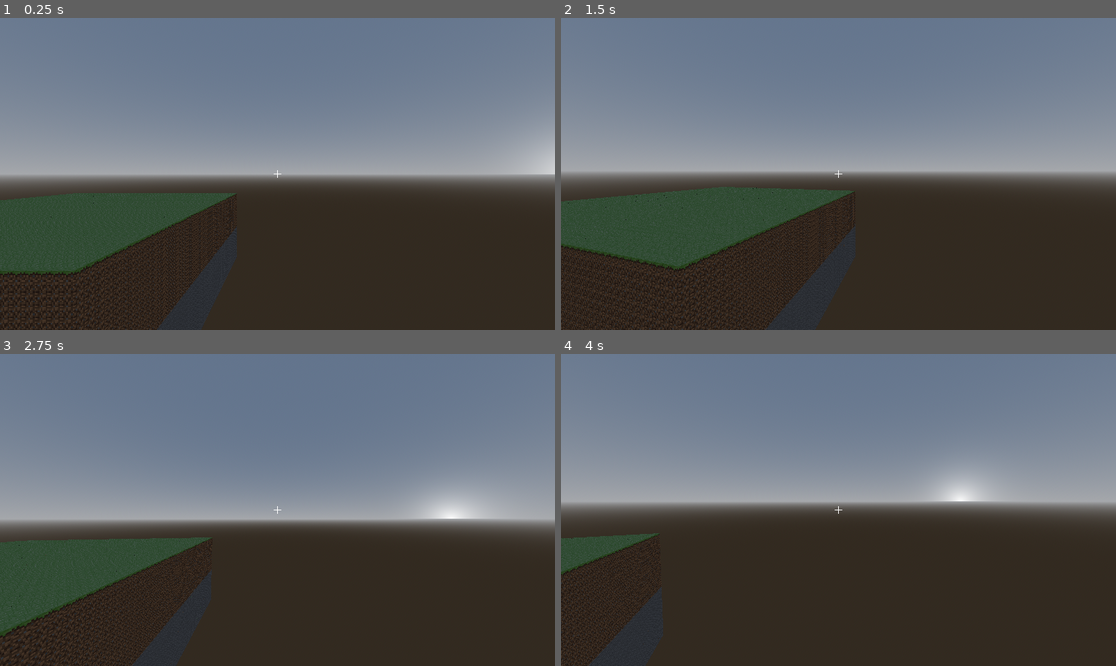
Above: before the commit, frames 1-4 (two rows, left to right).
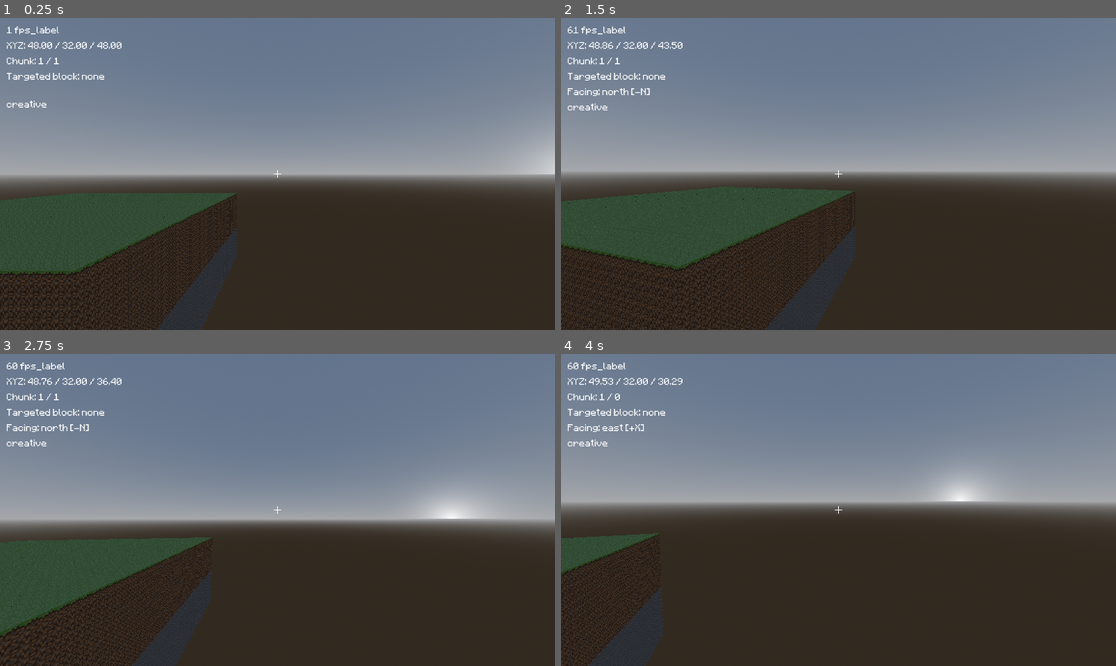
Above: after the commit, the same moments.

Repository: javier-adrian/voxel-gds
Game: Godot game, scene res://level.tscn
Two runs of this game, one before a commit and one after it. Both use one fixed random seed, a clock stepped at 60 frames per second and the inputs below.
Inputs (mouse positions are in pixels of both pictures, inside the frame that each line leads up to):
- Up to frame 1 (0.25 s): no input
- Up to frame 2 (1.5 s): tap Enter at 0.5 s; move the mouse to (866, 174) at 0.52 s; hold W (Forward) from 0.53 s (still down); click (866, 174) at 0.6 s; move the mouse to (810, 174) at 1.27 s; right-click (810, 174) at 1.35 s
- Up to frame 3 (2.75 s): keep holding W (Forward); move the mouse to (288, 503) at 2.02 s; hold Shift (Sprint) from 2.03 s (still down)
- Up to frame 4 (4 s): keep holding W (Forward); move the mouse to (832, 516) at 2.77 s; release Shift (Sprint) at 2.78 s; click (832, 516) at 2.85 s; move the mouse to (877, 513) at 3.52 s; right-click (877, 513) at 3.6 s

The runs differ from the first frame. In frame 1, 0.6% of the frame differs, in the area x 1-22%, y 2-29%; in frame 2, 0.7%; in frame 3, 0.7%; in frame 4, 0.7%, in the area x 1-22%, y 2-30%.
Error before the commit: Invalid assignment of property or key 'text' with value of type 'String' on a base object of type 'Nil'. (res://player.gd:119)

Commit message:
fix: reassign player label exports

Diff:
--- a/level.tscn
+++ b/level.tscn
@@ -68,4 +68,3 @@
 
 [node name="Player" parent="." instance=ExtResource("2_yslca")]
 transform = Transform3D(1, 0, 0, 0, 1, 0, 0, 0, 1, 48, 32, 48)
-survival = true
--- a/player.tscn
+++ b/player.tscn
@@ -15,7 +15,7 @@
 material = SubResource("StandardMaterial3D_8j2cv")
 size = Vector3(1.01, 1.01, 1.01)
 
-[node name="Player" type="CharacterBody3D" node_paths=PackedStringArray("head", "cam", "RayCast", "highlighter", "coords", "fps", "gamemode", "targeted", "facing", "chunk")]
+[node name="Player" type="CharacterBody3D" node_paths=PackedStringArray("head", "cam", "RayCast", "highlighter", "coords_label", "fps_label", "gamemode_label", "targeted_label", "facing_label", "chunk_label")]
 script = ExtResource("1_g3lm8")
 jump = 8.5
 walkSpeed = 5.0
@@ -24,12 +24,12 @@
 cam = NodePath("head/Camera3D")
 RayCast = NodePath("head/Camera3D/RayCast3D")
 highlighter = NodePath("highlighter")
-coords = NodePath("UserInterface/MarginContainer/VBoxContainer/CoordinateLabel")
-fps = NodePath("UserInterface/MarginContainer/VBoxContainer/FPSLabel")
-gamemode = NodePath("UserInterface/MarginContainer/VBoxContainer/GameModeLabel")
-targeted = NodePath("UserInterface/MarginContainer/VBoxContainer/TargetedLabel")
-facing = NodePath("UserInterface/MarginContainer/VBoxContainer/FacingLabel")
-chunk = NodePath("UserInterface/MarginContainer/VBoxContainer/ChunkLabel")
+coords_label = NodePath("UserInterface/MarginContainer/VBoxContainer/CoordinateLabel")
+fps_label = NodePath("UserInterface/MarginContainer/VBoxContainer/FPSLabel")
+gamemode_label = NodePath("UserInterface/MarginContainer/VBoxContainer/GameModeLabel")
+targeted_label = NodePath("UserInterface/MarginContainer/VBoxContainer/TargetedLabel")
+facing_label = NodePath("UserInterface/MarginContainer/VBoxContainer/FacingLabel")
+chunk_label = NodePath("UserInterface/MarginContainer/VBoxContainer/ChunkLabel")
 
 [node name="UserInterface" type="Control" parent="."]
 layout_mode = 3
